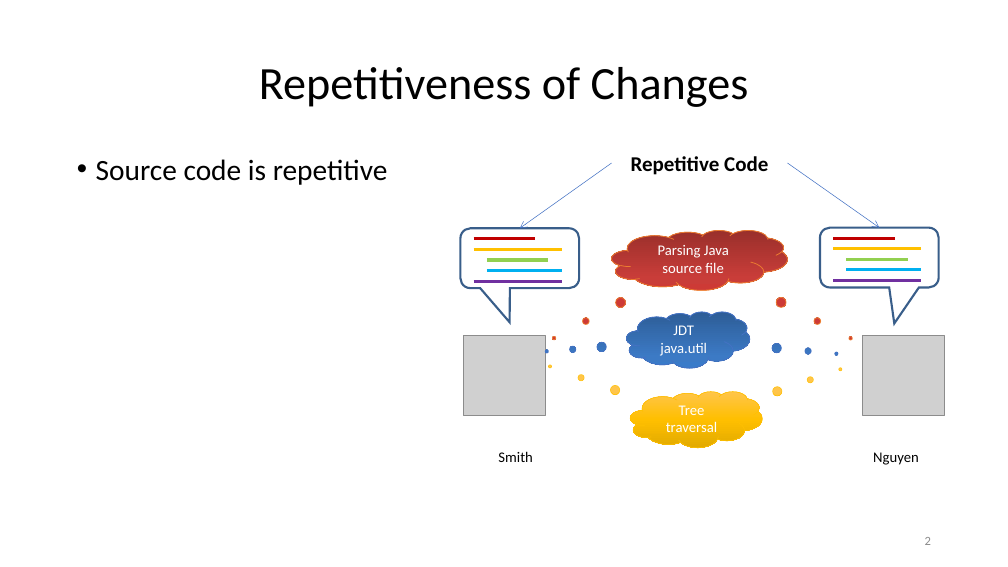
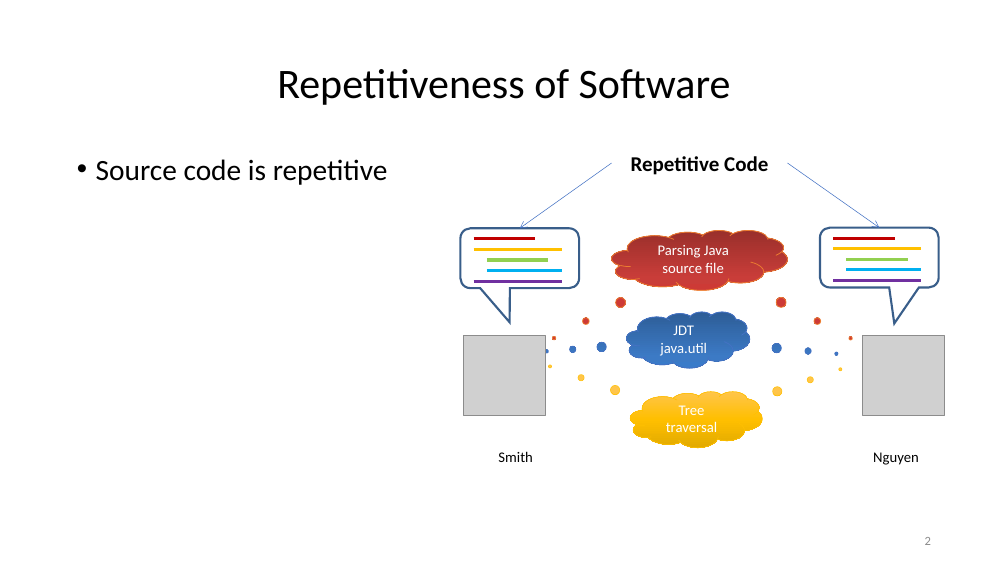
Before and after one commit to nguyenhoan/CPatMiner, a slide deck: slide 2 of CPatMiner_2.pptx. Drawn at 1008x567 pixels with LibreOffice and Linux fonts; fonts in the diff are those of the drawing; grey boxes stand for pictures. Boxes give left, top, right and bottom in pixels: in the first picture for what was removed or moved away, otherwise in the second. Text is boxed around its words. In the diff, an @@ line names an element or a change of style, - is before the commit and + after.

```diff
--- a/CPatMiner_2.pptx
+++ b/CPatMiner_2.pptx
@@ title at (277,69,731,105): text changed; size 44 to 40 pt @@
-Repetitiveness of Changes
+Repetitiveness of Software
```
Also in this commit, not shown: 5 other slides changed, 9 slides added.
